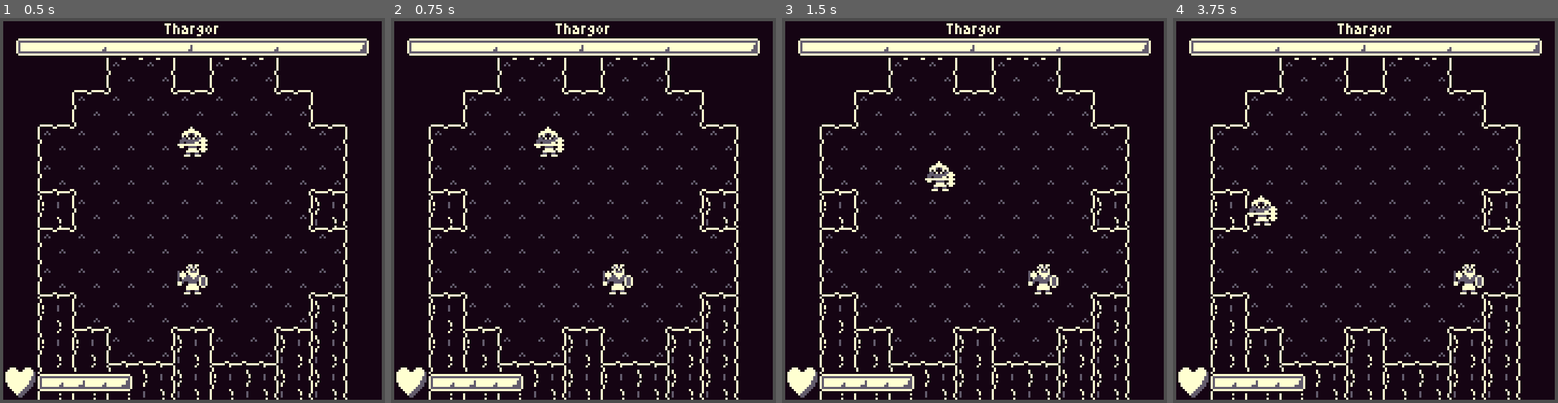
Above: before the commit, frames 1-4 (left to right).
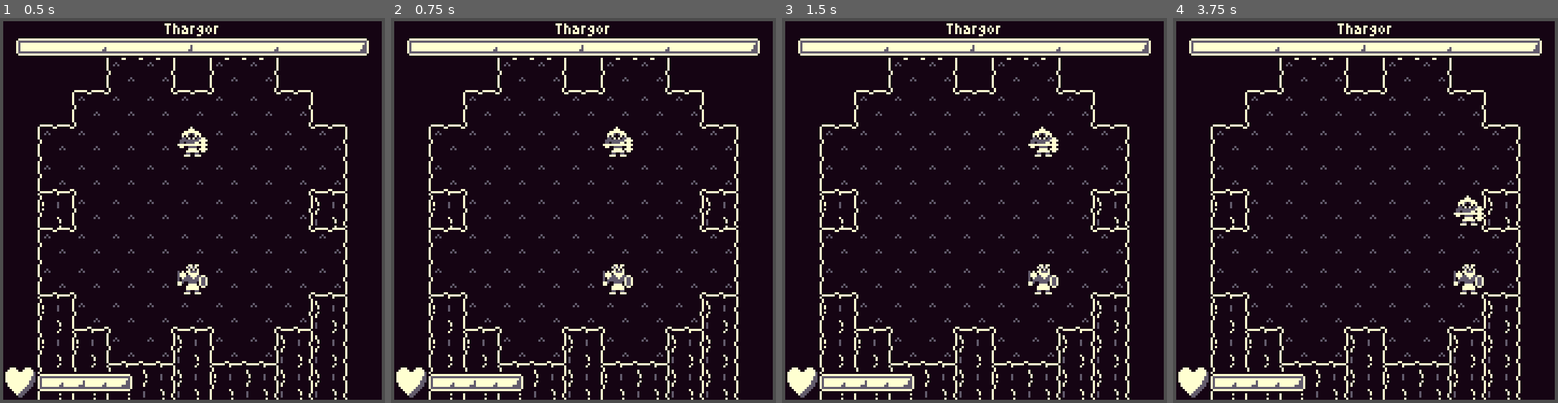
Above: after the commit, the same moments.

Repository: AaronWizard/BarbarianFight
Game: Godot game, scene res://src/main.tscn
Same seed, same stepped clock (60 frames per second), same inputs: the game is played once before the commit and once after it.
Inputs:
- Up to frame 1 (0.5 s): no input
- Up to frame 2 (0.75 s): tap Enter at 0.5 s; hold D (step_east) from 0.53 s (still down); tap Space (wait) at 0.6 s
- Up to frame 3 (1.5 s): tap Space (wait) at 1.25, 1.35 s; release D (step_east) at 1.28 s; hold S (step_south) from 1.28 s (still down)
- Up to frame 4 (3.75 s): tap Enter at 2, 3.5 s; release S (step_south) at 2.03 s; hold D (step_east) 2.03-2.78 s; tap Space (wait) at 2.1, 2.75, 2.85, 3.6 s; hold W (step_north) 2.78-3.53 s; hold A (step_west) from 3.53 s (still down)

Frame 1 is identical in both runs. In frame 2, 0.6% of the frame differs, in the area x 37-63%, y 28-37%; in frame 3, 0.6%; in frame 4, 0.7%, in the area x 18-82%, y 46-54%.

Commit message:
"Better" AI

Diff:
--- a/src/core/actor/control/ai.gd
+++ b/src/core/actor/control/ai.gd
@@ -17,16 +17,24 @@
 func get_action() -> TurnAction:
 	var result: TurnAction = null
 
-	var actions: Array[TurnAction] = []
+	var enemy := _find_enemy()
+	if enemy:
+		var delta := enemy.origin_cell - _actor.origin_cell
+		delta = delta.sign()
+		if delta.length_squared() > 1:
+			delta.y = 0
+		var next_cell := _actor.origin_cell + delta
+		assert(BumpAction.is_possible(_actor, next_cell))
 
-	for dir: Vector2i in [Vector2i.UP, Vector2i.RIGHT, Vector2i.DOWN,
-			Vector2i.LEFT]:
-		var target_cell := _actor.origin_cell + dir
-		if BumpAction.is_possible(_actor, target_cell):
-			actions.append(BumpAction.new(_actor, target_cell))
-
-	if not actions.is_empty():
-		actions.shuffle()
-		result = actions.front()
+		result = BumpAction.new(_actor, next_cell)
 
 	return result
+
+
+func _find_enemy() -> Actor:
+	var result: Actor = null
+	for actor in _actor.map.actor_map.actors:
+		if actor.is_hostile(_actor):
+			result = actor
+			break
+	return result
